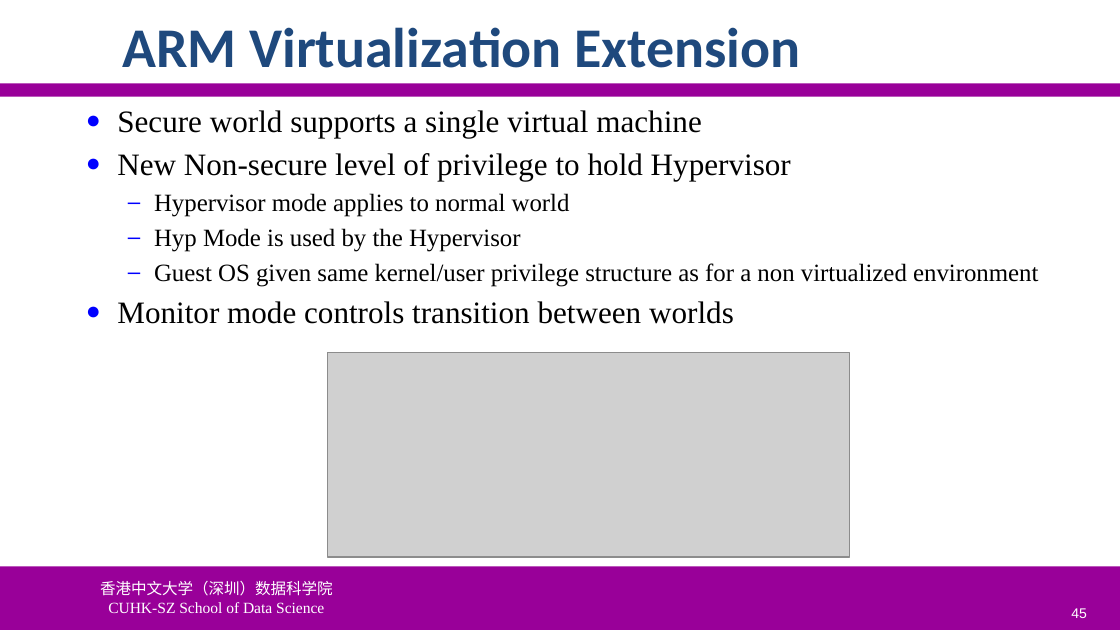
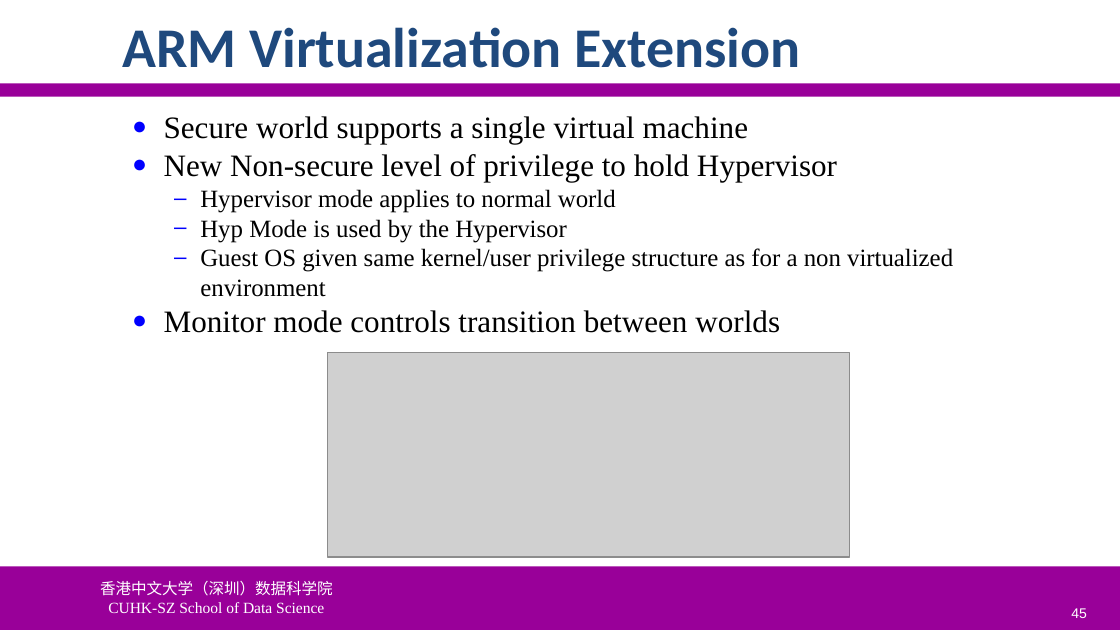
Before and after one commit to ychung1103/ychung1103.github.io, a slide deck: slide 45 of Slides/CSC6103/VT-01 Virtualization Introduction.pptx. Drawn at 1120x630 pixels with LibreOffice and Linux fonts; fonts in the diff are those of the drawing; grey boxes stand for pictures; background and template pictures are left out. Boxes give left, top, right and bottom in pixels: in the first picture for what was removed or moved away, otherwise in the second. Text is boxed around its words. In the diff, an @@ line names an element or a change of style, - is before the commit and + after.

```diff
--- a/Slides/CSC6103/VT-01 Virtualization Introduction.pptx
+++ b/Slides/CSC6103/VT-01 Virtualization Introduction.pptx
@@ text "Secure world supports a single ...": place and size @@
-text "Secure world supports a single ..." at (117, 110, 1038, 324)
+text "Secure world supports a single ..." at (164, 116, 953, 333)
@@ text "Secure world supports a single ..." at (164, 116, 953, 333): less space between paragraphs @@
```
Also in this commit, not shown: 8 other slides changed, 1 other file.
